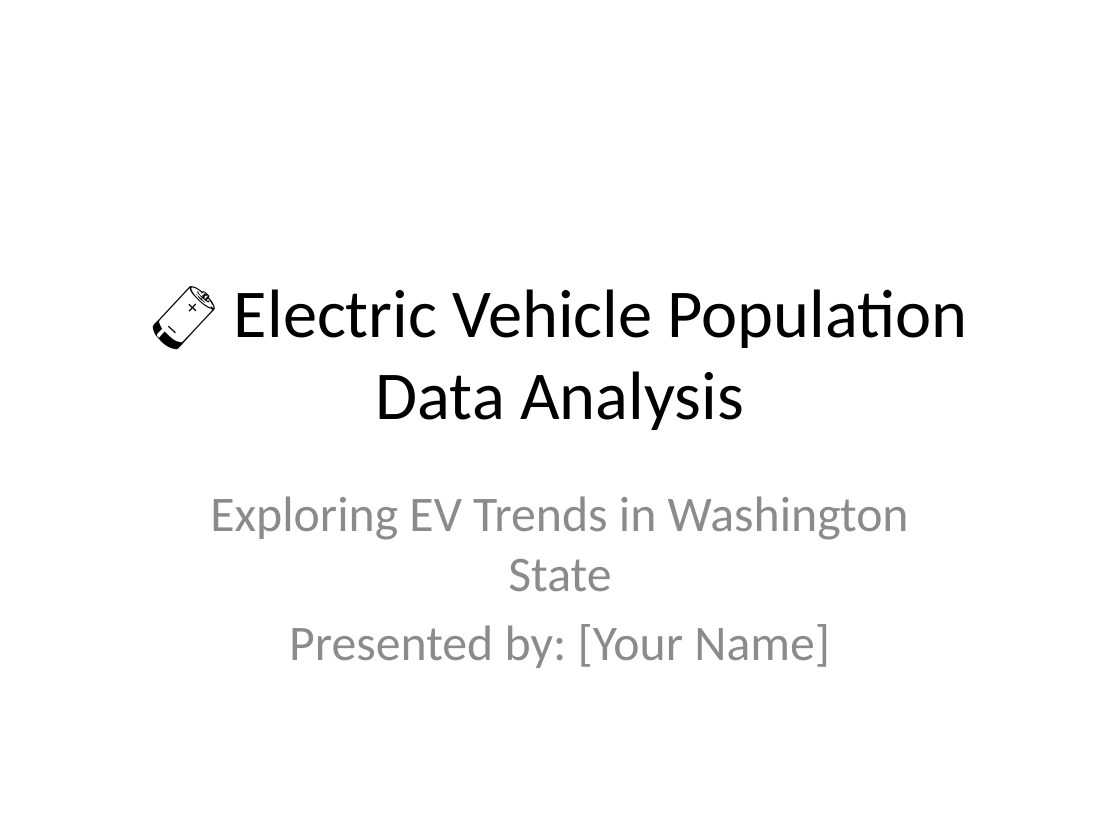
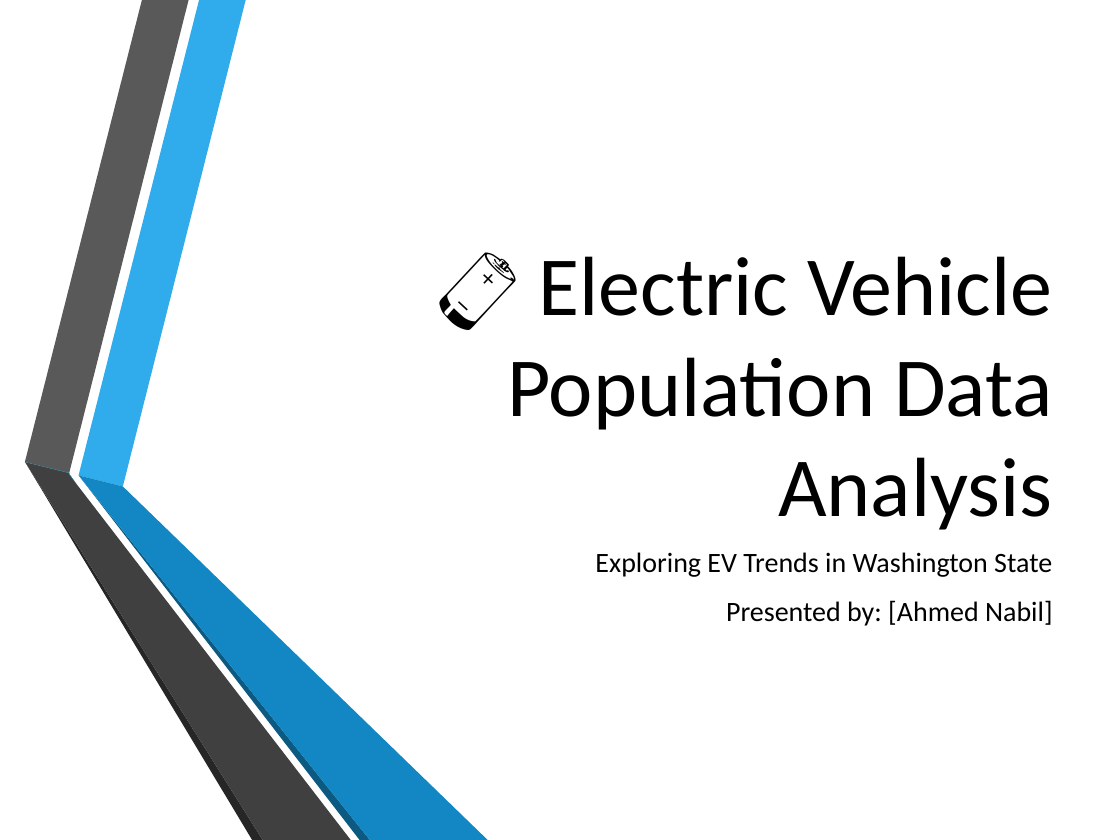
Before and after one commit to ahmednabilallam/my-first-project, a slide deck: slide 1 of EV_Project_Presentation.pptx. Drawn at 1120x840 pixels with LibreOffice and Linux fonts; fonts in the diff are those of the drawing; background and template pictures are left out. Boxes give left, top, right and bottom in pixels: in the first picture for what was removed or moved away, otherwise in the second. Text is boxed around its words. In the diff, an @@ line names an element or a change of style, - is before the commit and + after.

```diff
--- a/EV_Project_Presentation.pptx
+++ b/EV_Project_Presentation.pptx
@@ title "🔋 Electric Vehicle Population Data ..." moved from (x1=234, y1=289, x2=968, y2=430) to (x1=507, y1=256, x2=1053, y2=530) @@
@@ title "🔋 Electric Vehicle Population Data ..." at (x1=507, y1=256, x2=1053, y2=530): size 44 to 54 pt; alignment centre to right; vertical alignment middle to bottom @@
@@ group added at (x1=25, y1=0, x2=487, y2=840): 6 freeform shapes @@
@@ freeform shape added at (x1=25, y1=461, x2=69, y2=473), fill #29ABE2 @@
@@ freeform shape added at (x1=68, y1=474, x2=76, y2=484), fill #29ABE2 @@
@@ subtitle "Exploring EV Trends in Washington ..." moved from (x1=210, y1=496, x2=909, y2=668) to (x1=595, y1=552, x2=1053, y2=626) @@
@@ subtitle at (x1=595, y1=552, x2=1052, y2=577): size 32 to 18 pt, text colour #8C8C8C to #000000 in "Exploring EV Trends in Washington State"; alignment centre to right; more space between paragraphs @@
@@ subtitle at (x1=726, y1=600, x2=1053, y2=626): text changed; size 32 to 18 pt; text colour #8C8C8C to #000000 @@
-Presented by: [Your Name]
+Presented by: [Ahmed Nabil]
```
Also in this commit, not shown: 9 other slides changed, 1 slide added, 1 slide removed.
